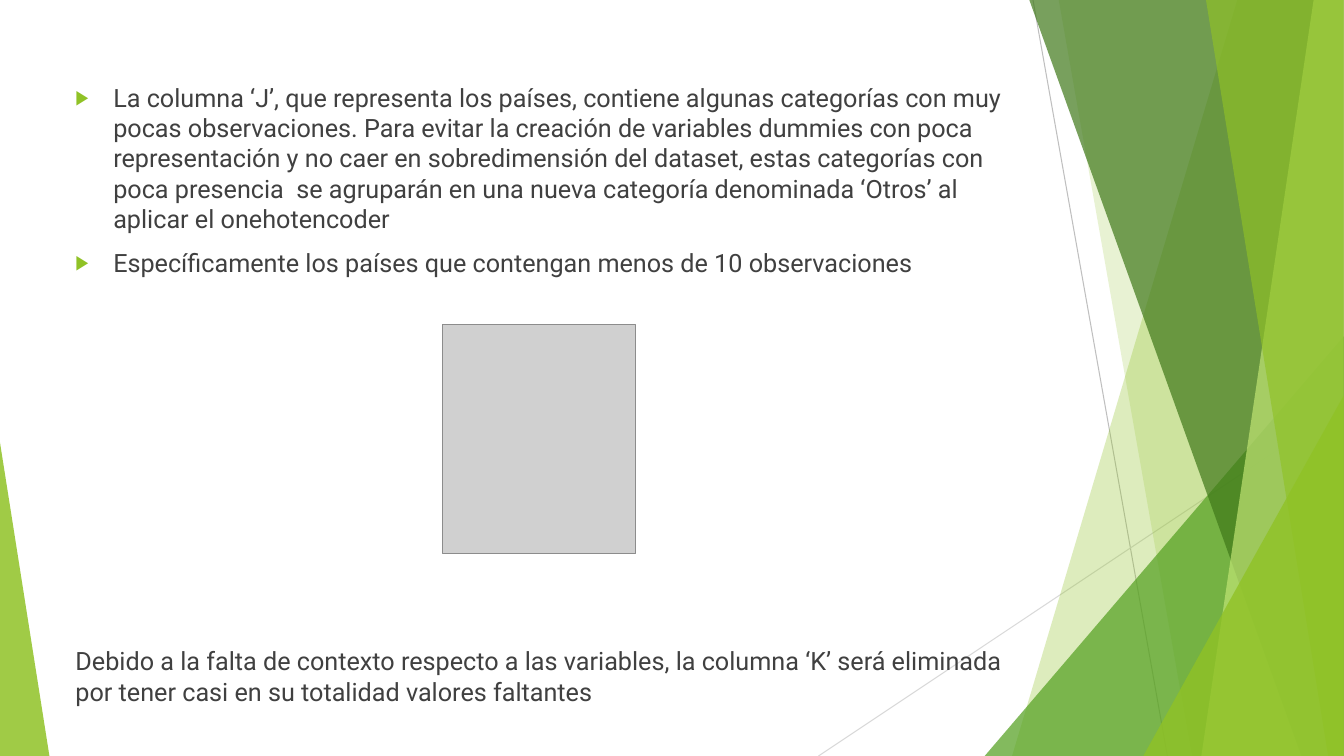
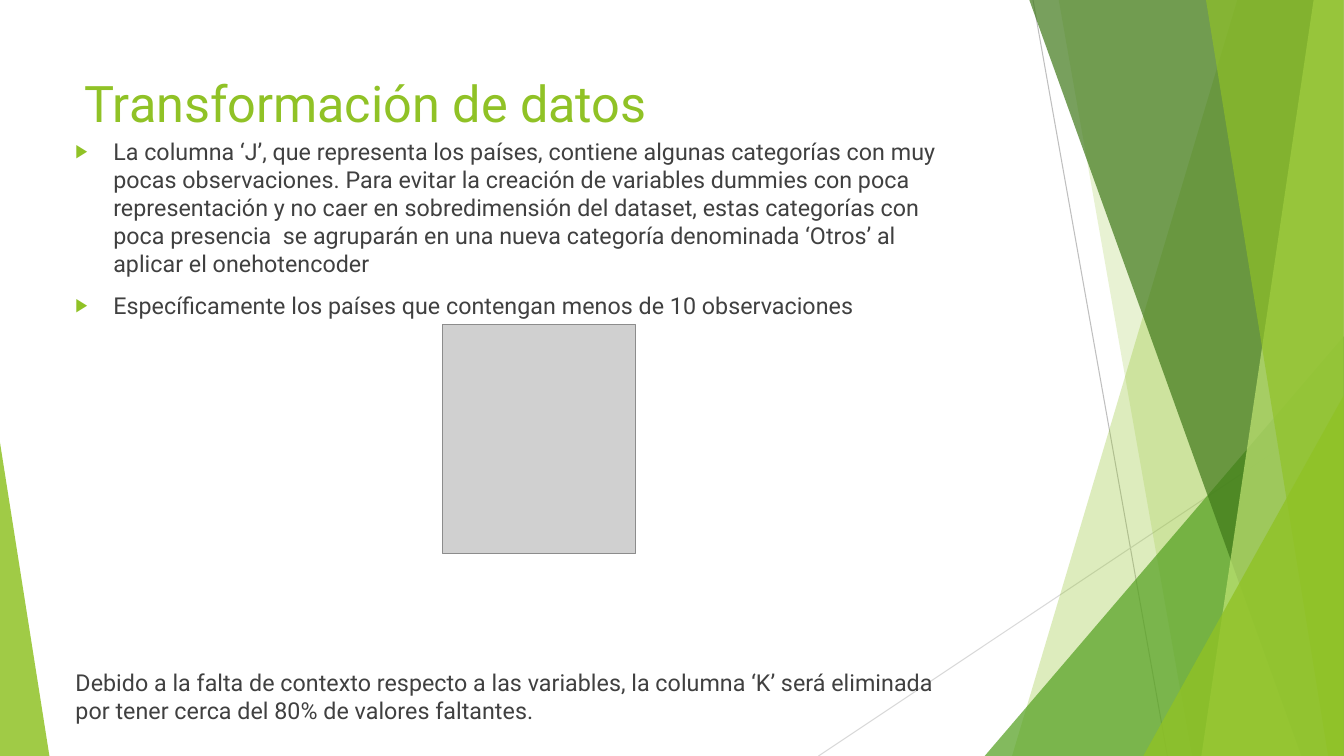
Before and after one commit to JuJurado238/Prueba_MeLi, a slide deck: slide 7 of Modelo de detección de Fraude.pptx (slide 5 before the commit). Drawn at 1344x756 pixels with LibreOffice and Linux fonts; fonts in the diff are those of the drawing; grey boxes stand for pictures. Boxes give left, top, right and bottom in pixels: in the first picture for what was removed or moved away, otherwise in the second. Text is boxed around its words. In the diff, an @@ line names an element or a change of style, - is before the commit and + after.

```diff
--- a/Modelo de detección de Fraude.pptx
+++ b/Modelo de detección de Fraude.pptx
@@ title added at (85,83,646,123), 36 pt, text #90C226 @@
+Transformación de datos
@@ text "La columna ‘J’, que representa ...": place and size @@
-text "La columna ‘J’, que representa ..." at (75,88,1001,706)
+text "La columna ‘J’, que representa ..." at (75,142,935,719)
@@ text at (113,142,935,319): size 18 to 16.6 pt in "La columna ‘J’, que representa los países, ...", "Específicamente los países que contengan menos de ..." @@
@@ text at (75,673,932,719): text changed; size 18 to 16.6 pt @@
-Debido a la falta de contexto respecto a las variables, la columna ‘K’ será eliminada por tener casi en su totalidad valores faltantes
+Debido a la falta de contexto respecto a las variables, la columna ‘K’ será eliminada por tener cerca del 80% de valores faltantes.
```
Also in this commit, not shown: 6 other slides changed, 1 slide added, 2 other files.
